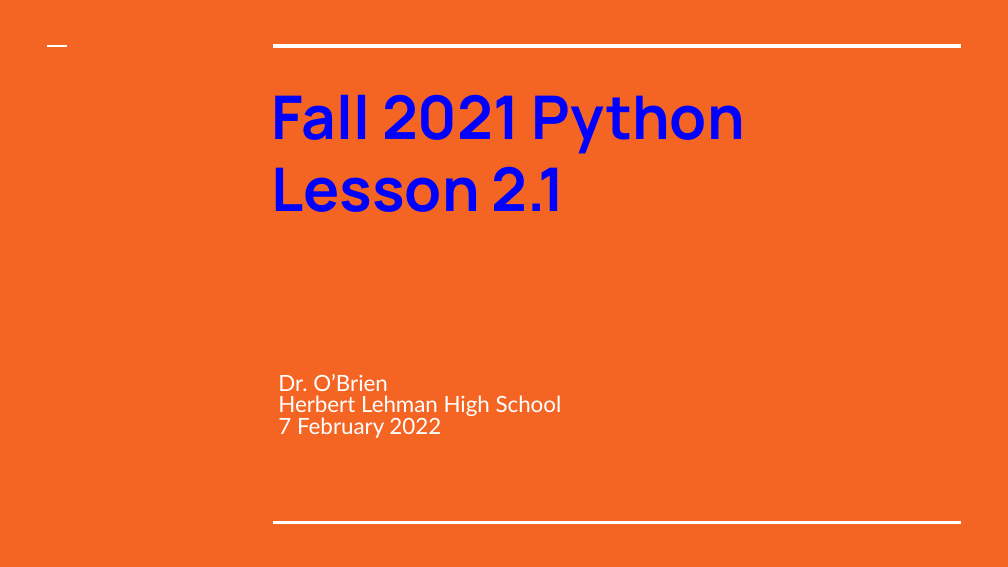
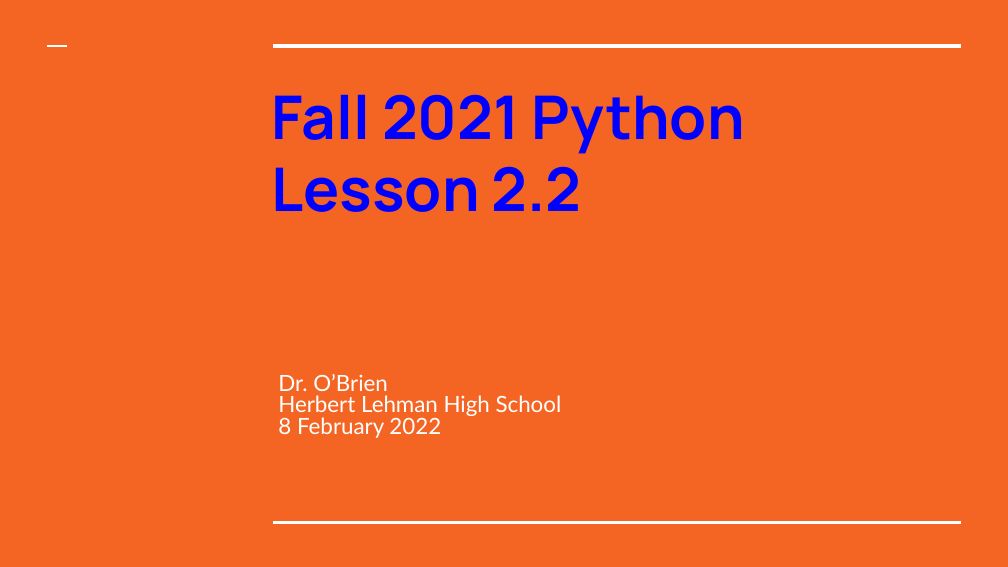
Before and after one commit to cobrien87/work, a slide deck: slide 1 of print/python2_1_3.pptx. Drawn at 1008x567 pixels with LibreOffice and Linux fonts; fonts in the diff are those of the drawing; background and template pictures are left out. Boxes give left, top, right and bottom in pixels: in the first picture for what was removed or moved away, otherwise in the second. Text is boxed around its words. In the diff, an @@ line names an element or a change of style, - is before the commit and + after.

Commit message:
pptx lesson plans morning

```diff
--- a/print/python2_1_3.pptx
+++ b/print/python2_1_3.pptx
@@ title at box(272, 166, 582, 212): text changed @@
-Lesson 2.1
+Lesson 2.2
@@ subtitle at box(278, 417, 441, 438): text changed @@
-7 February 2022
+8 February 2022
```
Also in this commit, not shown: 3 other slides changed, 1 slide added, 1 slide removed, 16 other files.
